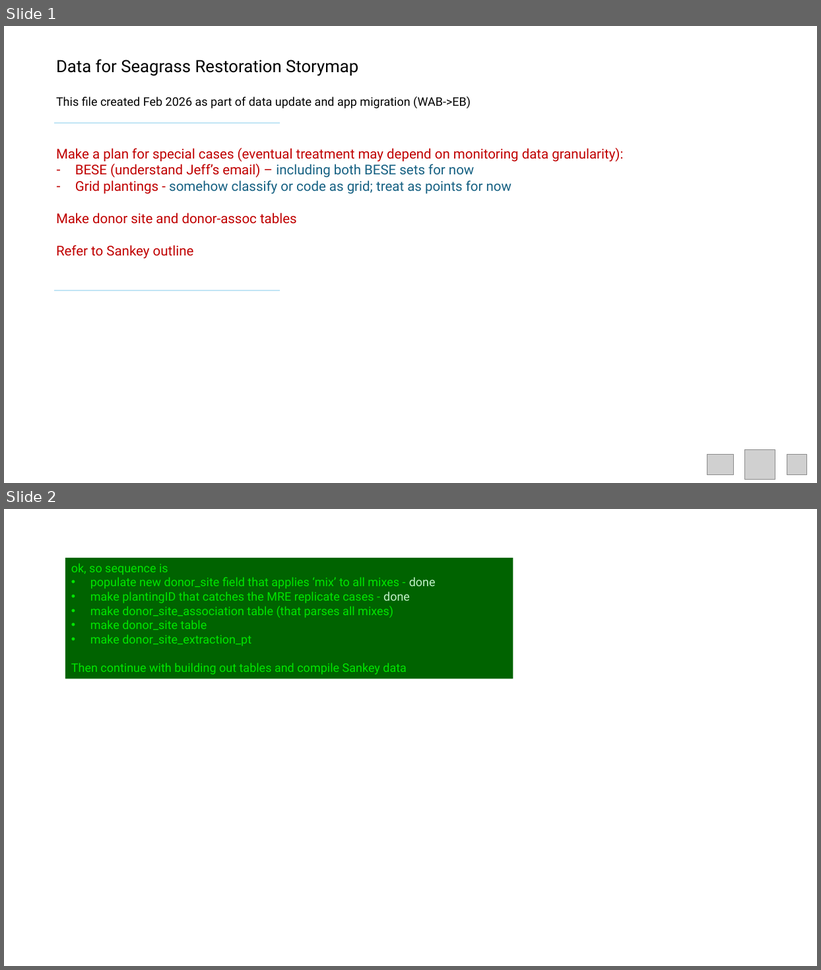
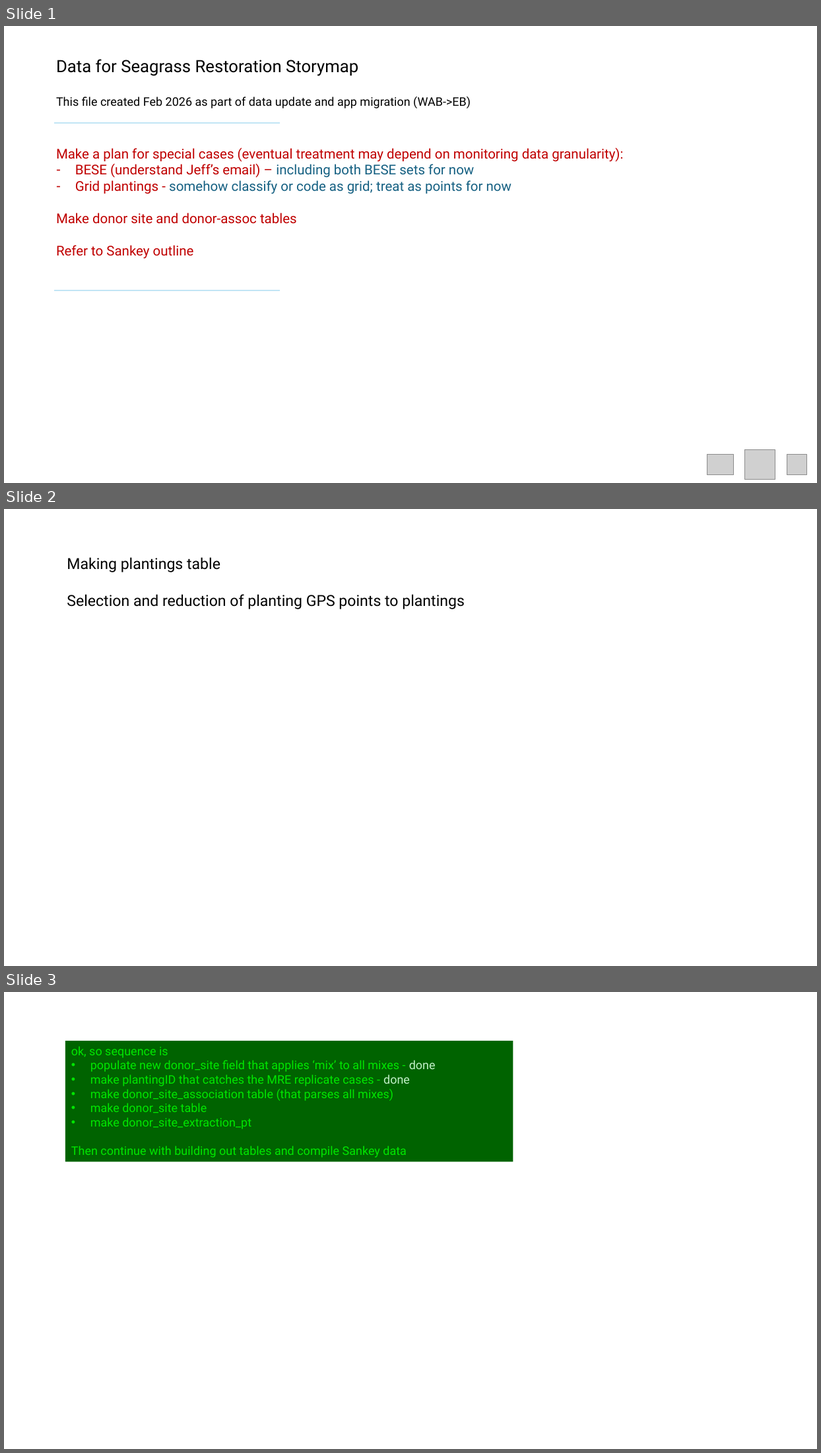
Before and after one commit to WA-Nearshore/seagrass-restoration-processing, a slide deck: docs/seagrass_restoration_storymap_notes.pptx. Shown one above the other, each under a label of ours: slides 1 and 2 before the commit, slides 1, 2 and 3 after it. The pictures are 821x970 and 821x1453 pixels, drawn with LibreOffice and Linux fonts; fonts in the diff are those of the drawing; grey boxes stand for pictures. Boxes give left, top, right and bottom in pixels: in the first picture for what was removed or moved away, otherwise in the second. Text is boxed around its words. In the diff, an @@ line names an element or a change of style, - is before the commit and + after.

```diff
--- a/docs/seagrass_restoration_storymap_notes.pptx
+++ b/docs/seagrass_restoration_storymap_notes.pptx
@@ slide 2 added at (4, 509, 817, 966), background #FFFFFF @@
@@ text added at (67, 557, 465, 609), 18 pt, text #000000 @@
+Making plantings table
+Selection and reduction of planting GPS points to plantings
@@ what was slide 2 is now slide 3 @@
```
Also in this commit, not shown: 1 slide changed, 1 other slide added.
